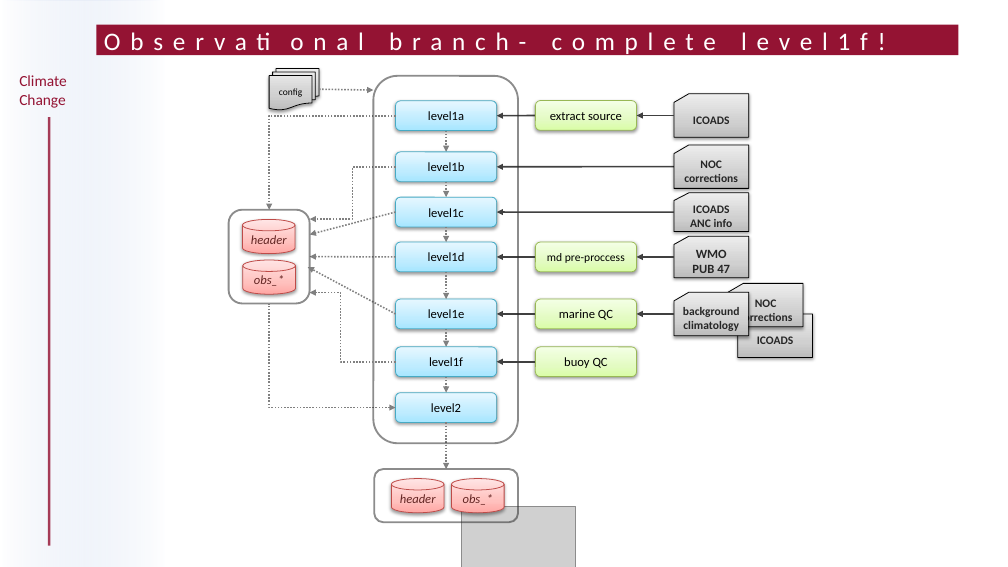
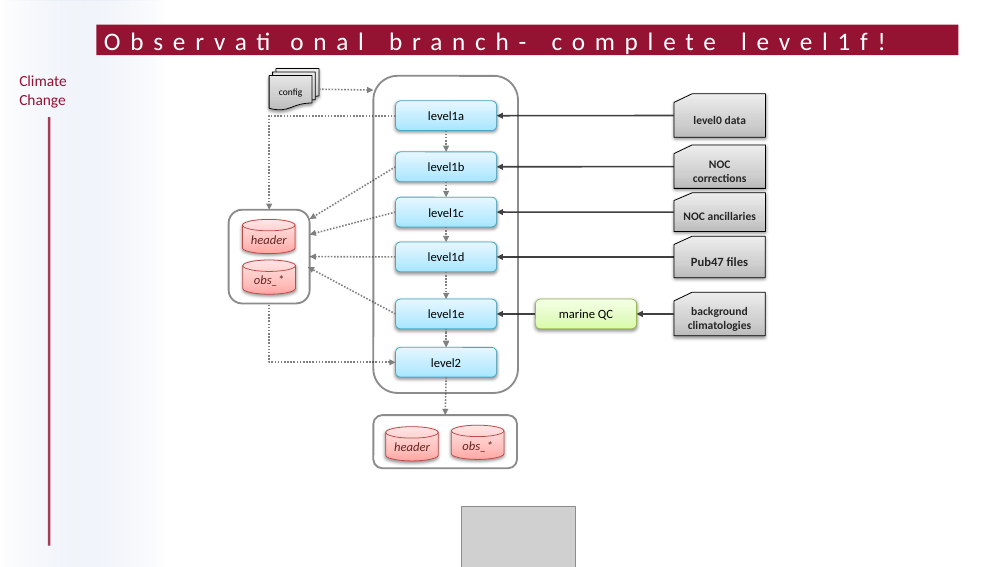
Before and after one commit to ludwiglierhammer/glamod-marine-processing, a slide deck: slide 2 of docs/figures/figures.pptx. Drawn at 1008x567 pixels with LibreOffice and Linux fonts; fonts in the diff are those of the drawing; grey boxes stand for pictures; background and template pictures are left out. Boxes give left, top, right and bottom in pixels: in the first picture for what was removed or moved away, otherwise in the second. Text is boxed around its words. In the diff, an @@ line names an element or a change of style, - is before the commit and + after.

```diff
--- a/docs/figures/figures.pptx
+++ b/docs/figures/figures.pptx
@@ rounded rectangle: place and size @@
-rounded rectangle at box(374, 76, 518, 443)
+rounded rectangle at box(374, 76, 518, 392)
@@ arrow moved from (535, 116) - (497, 116) to (674, 116) - (497, 116) @@
@@ flow chart punched card "level0 data": place and size @@
-flow chart punched card "level0 data" at box(674, 94, 749, 137)
+flow chart punched card "level0 data" at box(674, 94, 765, 137)
@@ text in flow chart punched card at box(693, 116, 746, 124): text changed @@
-ICOADS
+level0 data
@@ flow chart punched card "NOC corrections": place and size @@
-flow chart punched card "NOC corrections" at box(674, 145, 749, 188)
+flow chart punched card "NOC corrections" at box(674, 145, 765, 188)
@@ elbow arrow (395, 167) - (310, 219): elbow arrow to arrow; route changed @@
@@ flow chart punched card "NOC ancillaries": place and size @@
-flow chart punched card "NOC ancillaries" at box(674, 193, 749, 231)
+flow chart punched card "NOC ancillaries" at box(674, 193, 765, 231)
@@ flow chart punched card "Pub47 files": place and size @@
-flow chart punched card "Pub47 files" at box(674, 236, 749, 278)
+flow chart punched card "Pub47 files" at box(674, 236, 765, 278)
@@ text in flow chart punched card at box(683, 212, 756, 220): text changed @@
-ICOADS ANC info
+NOC ancillaries
@@ arrow moved from (535, 257) - (497, 257) to (674, 257) - (497, 257) @@
@@ text in flow chart punched card at box(691, 257, 748, 266): text changed @@
-WMO
-PUB 47
+Pub47 files
@@ flow chart punched card "background": place and size @@
-flow chart punched card "background" at box(674, 293, 749, 336)
+flow chart punched card "background" at box(674, 293, 765, 336)
@@ elbow arrow moved from (395, 408) - (269, 303) to (395, 362) - (269, 303) @@
@@ text in flow chart punched card at box(688, 321, 751, 331): text changed @@
-climatology
+climatologies
@@ rounded rectangle "level2": place and size @@
-rounded rectangle "level2" at box(395, 392, 497, 422)
+rounded rectangle "level2" at box(395, 348, 497, 377)
@@ arrow moved from (446, 377) - (446, 392) to (446, 331) - (446, 348) @@
@@ arrow moved from (446, 423) - (446, 469) to (446, 377) - (445, 415) @@
@@ group removed at box(309, 101, 813, 377): 4 rounded rectangles, 3 arrows, 2 flow chart punched cards, 1 elbow arrow @@
-ICOADS
-NOC corrections
-md pre-proccess
-extract source
-level1f
-buoy QC
@@ rounded rectangle: place and size @@
-rounded rectangle at box(374, 469, 518, 522)
+rounded rectangle at box(374, 415, 517, 468)
@@ cylinder "header": place and size @@
-cylinder "header" at box(392, 479, 445, 513)
+cylinder "header" at box(386, 426, 439, 461)
@@ cylinder "obs_*": place and size @@
-cylinder "obs_*" at box(451, 479, 504, 513)
+cylinder "obs_*" at box(451, 425, 504, 459)
```
Also in this commit, not shown: 2 other slides changed, 4 slides removed, 21 other files.
